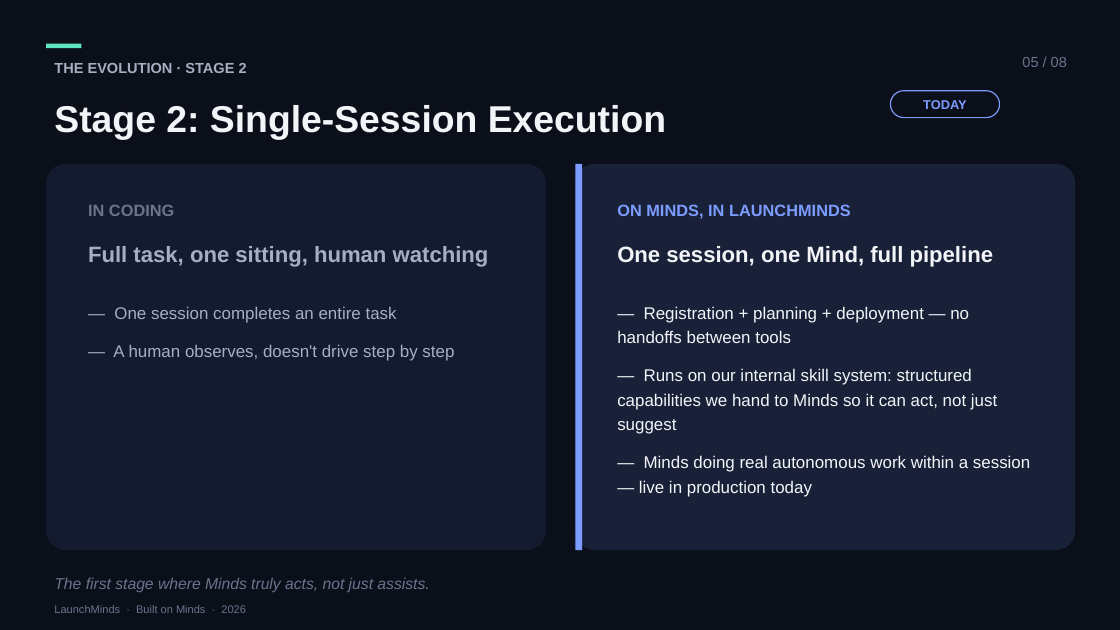
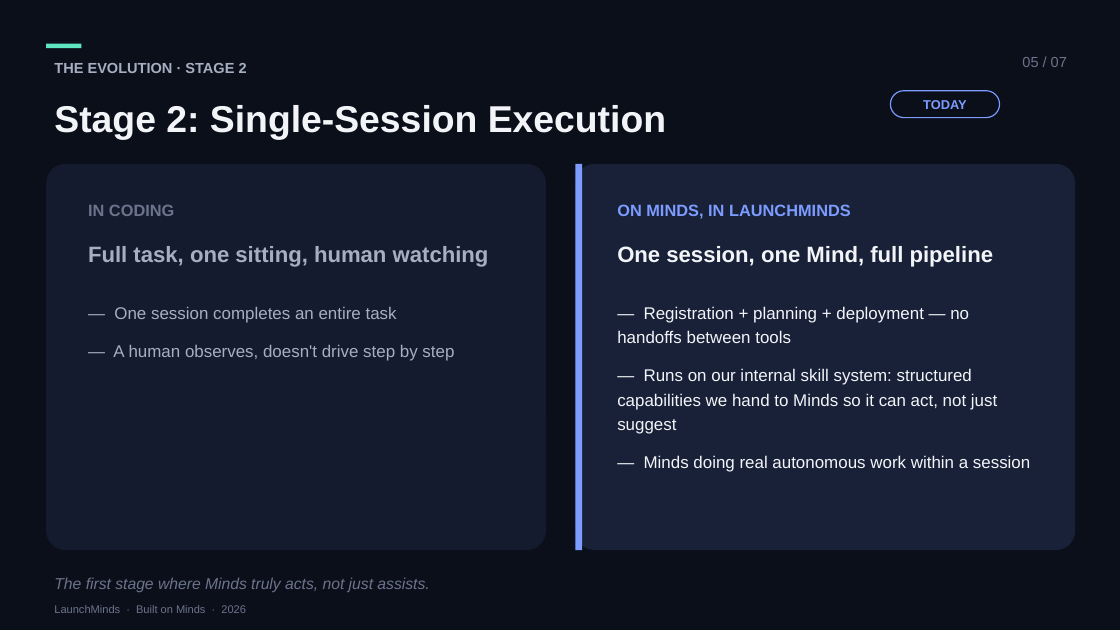
Before and after one commit to dingjoys/focus-mind, a slide deck: slide 6 of presentations/launchminds-agent-evolution-2026-08/launchminds-deck.pptx. Drawn at 1120x630 pixels with LibreOffice and Linux fonts; fonts in the diff are those of the drawing. Boxes give left, top, right and bottom in pixels: in the first picture for what was removed or moved away, otherwise in the second. Text is boxed around its words. In the diff, an @@ line names an element or a change of style, - is before the commit and + after.

```diff
--- a/presentations/launchminds-agent-evolution-2026-08/launchminds-deck.pptx
+++ b/presentations/launchminds-agent-evolution-2026-08/launchminds-deck.pptx
@@ text at box(1022, 57, 1067, 67): text changed @@
-05 / 08
+05 / 07
@@ text at box(644, 455, 1030, 472): text changed @@
-— Minds doing real autonomous work within a session — live in production today
+— Minds doing real autonomous work within a session
```
Also in this commit, not shown: 6 other slides changed, 1 slide removed, 2 other files.
